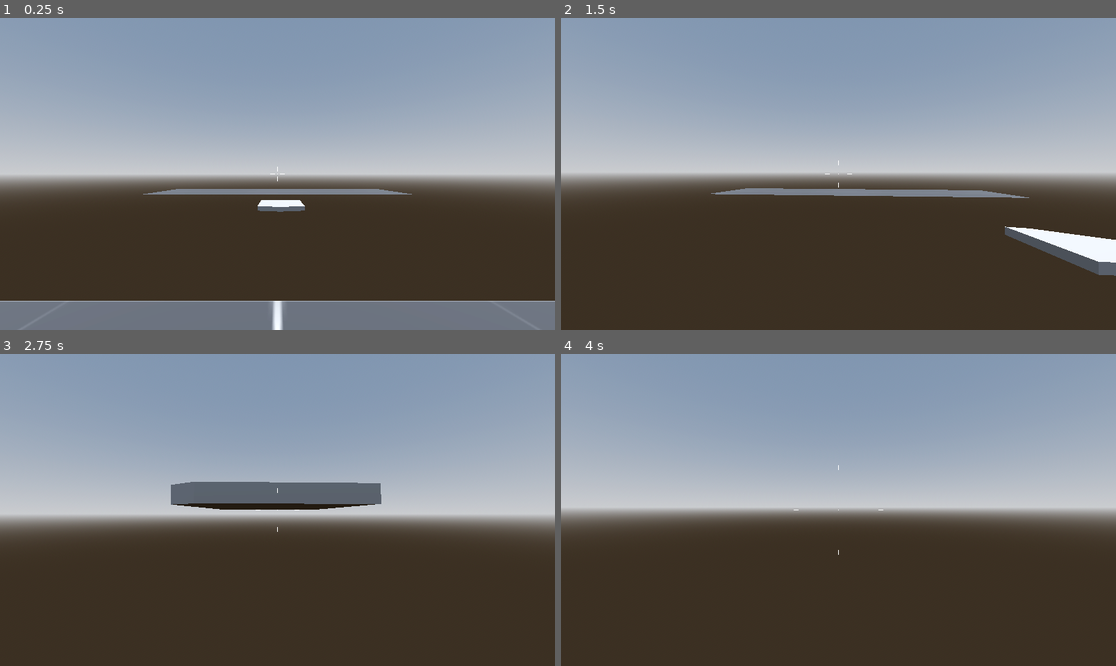
Above: before the commit, frames 1-4 (two rows, left to right).
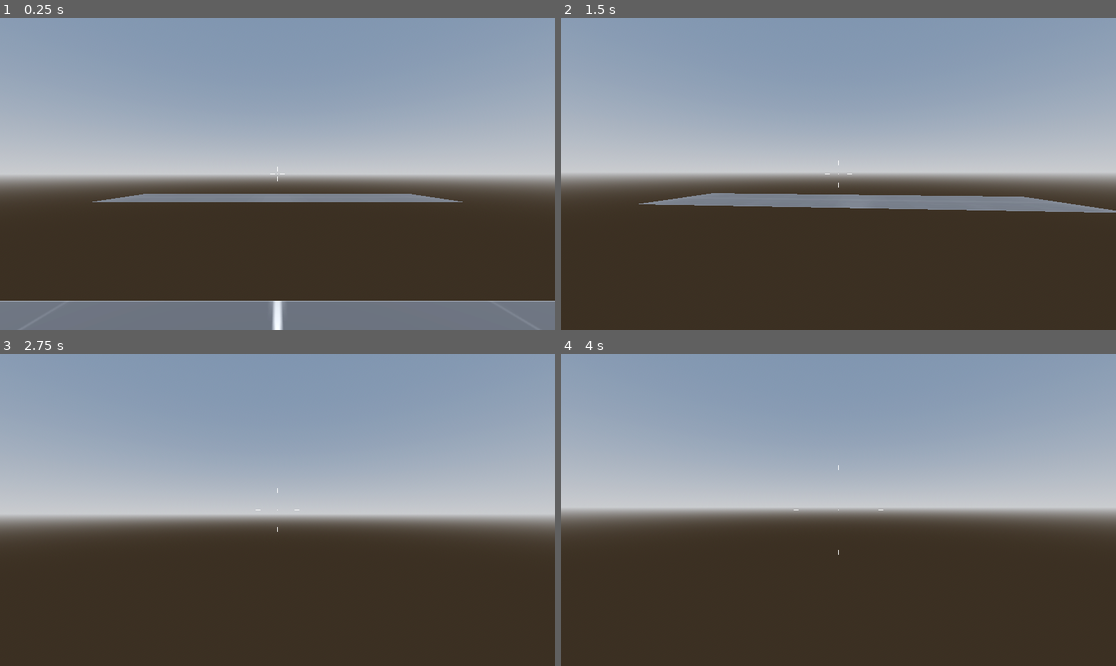
Above: after the commit, the same moments.

Repository: BradleyCai/mask-game
Game: Godot game, scene res://scenes/csg_plats/csg_platforms.tscn
The game is run twice, just before and just after one commit, with the same random seed, the same clock (stepped at 60 frames per second) and the same inputs. The project has no main scene, so this scene is started directly.
Inputs (mouse positions are in pixels of both pictures, inside the frame that each line leads up to):
- Up to frame 1 (0.25 s): no input
- Up to frame 2 (1.5 s): tap Enter (ui_accept) at 0.5, 0.77 s; move the mouse to (866, 174) at 0.52 s; hold Up (ui_up) from 0.53 s (still down); tap Ctrl (crouch) at 0.6 s; move the mouse to (810, 174) at 1.27 s; click (810, 174) at 1.35 s
- Up to frame 3 (2.75 s): keep holding Up (ui_up); tap Enter (ui_accept) at 1.52 s; move the mouse to (288, 503) at 2.02 s; tap Shift (sprint) at 2.1 s
- Up to frame 4 (4 s): keep holding Up (ui_up); move the mouse to (832, 516) at 2.77 s; tap Ctrl (crouch) at 2.85 s; tap Enter (ui_accept) at 3.02, 3.77 s; move the mouse to (877, 513) at 3.52 s; click (877, 513) at 3.6 s

The runs differ from the first frame. In frame 1, 2.3% of the frame differs, in the area x 16-84%, y 54-63%; in frame 2, 5.4%, in the area x 14-100%, y 54-83%; in frame 3, 3.1%; in frame 4, nothing differs.

Commit message:
Update platforms to make more sense for puzzle

Diff:
--- a/scenes/csg_plats/csg_platforms.tscn
+++ b/scenes/csg_plats/csg_platforms.tscn
@@ -40,7 +40,7 @@
 shape = SubResource("ConcavePolygonShape3D_6xly2")
 
 [node name="ground2" type="MeshInstance3D" parent="."]
-transform = Transform3D(0.24611771, 0, 0, 0, 1, 0, 0, 0, 1, 9.928885, 0, 0)
+transform = Transform3D(0.24611771, 0, 0, 0, 1, 0, 0, 0, 1, 5.560712, 0, 0)
 material_override = SubResource("StandardMaterial3D_o577s")
 mesh = SubResource("PlaneMesh_a7jg1")
 skeleton = NodePath("../CSGCombiner3D")
@@ -48,6 +48,17 @@
 [node name="StaticBody3D" type="StaticBody3D" parent="ground2"]
 
 [node name="CollisionShape3D" type="CollisionShape3D" parent="ground2/StaticBody3D"]
+shape = SubResource("ConcavePolygonShape3D_6xly2")
+
+[node name="ground3" type="MeshInstance3D" parent="."]
+transform = Transform3D(0.27169654, 0, 0, 0, 1, 0, 0, 0, 0.21939242, -1.6581917, 0, 15.084698)
+material_override = SubResource("StandardMaterial3D_o577s")
+mesh = SubResource("PlaneMesh_a7jg1")
+skeleton = NodePath("../CSGCombiner3D")
+
+[node name="StaticBody3D" type="StaticBody3D" parent="ground3"]
+
+[node name="CollisionShape3D" type="CollisionShape3D" parent="ground3/StaticBody3D"]
 shape = SubResource("ConcavePolygonShape3D_6xly2")
 
 [node name="Character" parent="." instance=ExtResource("2_sclr2")]
@@ -59,25 +70,16 @@
 use_collision = true
 
 [node name="CSGBox3D2" type="CSGBox3D" parent="CSGCombiner3D"]
-transform = Transform3D(1.6, 0, 0, 0, 0.19999999, 0, 0, 0, 4.6080003, -1.9100959, 0, -3.2999077)
-
-[node name="CSGBox3D3" type="CSGBox3D" parent="CSGCombiner3D"]
-transform = Transform3D(2.6305838, 0, 0, 0, 0.19999999, 0, 0, 0, 2.0683005, 1.8971732, -4.7683716e-07, 0.1598959)
+transform = Transform3D(1.6, 0, 0, 0, 0.19999999, 0, 0, 0, 4.6080003, -3.1265552, 0, -4.4361258)
 
 [node name="CSGBox3D4" type="CSGBox3D" parent="CSGCombiner3D"]
-transform = Transform3D(2.6305838, 0, 0, 0, 0.19999999, 0, 0, 0, 2.0683005, -0.43713403, -4.7683716e-07, 4.885613)
+transform = Transform3D(2.6305838, 0, 0, 0, 0.19999999, 0, 0, 0, 2.0683005, -2.9337494, -4.7683716e-07, 10.776214)
 
 [node name="CSGBox3D5" type="CSGBox3D" parent="CSGCombiner3D"]
-transform = Transform3D(2.6305838, 0, 0, 0, 0.19999999, 0, 0, 0, 2.0683005, 4.6698723, -4.7683716e-07, 6.4604244)
+transform = Transform3D(2.6305838, 0, 0, 0, 0.19999999, 0, 0, 0, 2.0683005, 0.4567442, -4.7683716e-07, -4.893982)
 
-[node name="CSGCombiner3D" type="CSGCombiner3D" parent="CSGCombiner3D"]
-operation = 1
-
-[node name="CSGBox3D" type="CSGBox3D" parent="CSGCombiner3D/CSGCombiner3D"]
-transform = Transform3D(14.3342905, 0, 0, 0, 2.6392994, 0, 0, 0, 22.264002, 0.9108906, 0, 0)
-
-[node name="CSGCylinder3D" type="CSGCylinder3D" parent="CSGCombiner3D/CSGCombiner3D"]
-transform = Transform3D(6.8966537, 0, 0, 0, 1.0000004, 0, 0, 0, 6.362369, 0.9295325, 0, -0.8654437)
+[node name="CSGCylinder3D" type="CSGCylinder3D" parent="CSGCombiner3D"]
+transform = Transform3D(3.8087044, 0, 0, 0, 1.0000004, 0, 0, 0, 3.8529968, -1.217946, 0, -2.842311)
 operation = 1
 sides = 16
 script = ExtResource("3_sclr2")
